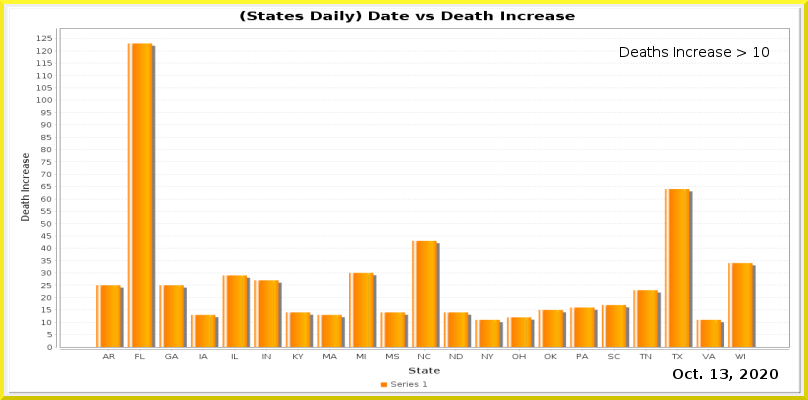
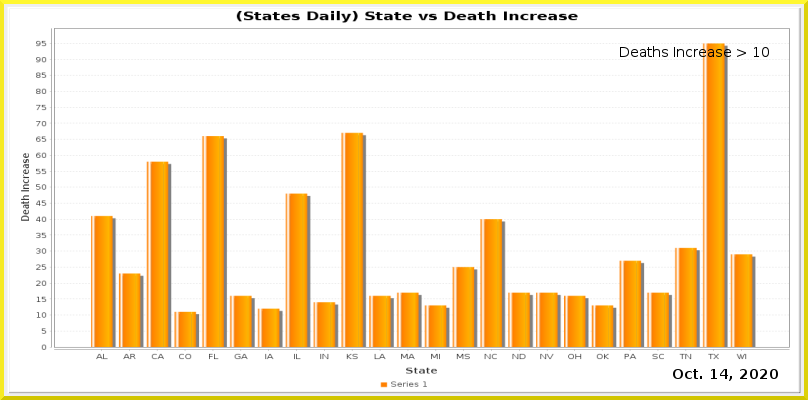
Layer changes from the first (808, 400) image to the second:
painted on "Current Date" over box(720, 369, 728, 379)
painted on "Date_vs_TestIncrease.png" over box(36, 10, 789, 374)
